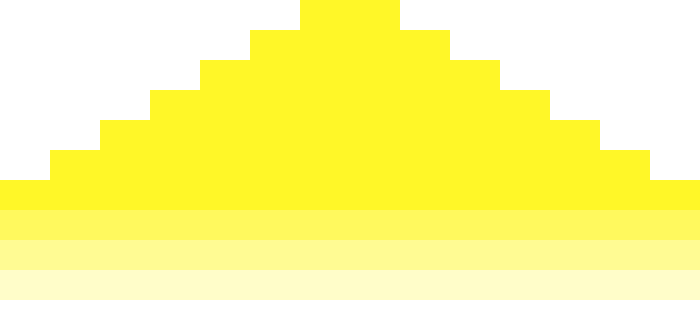
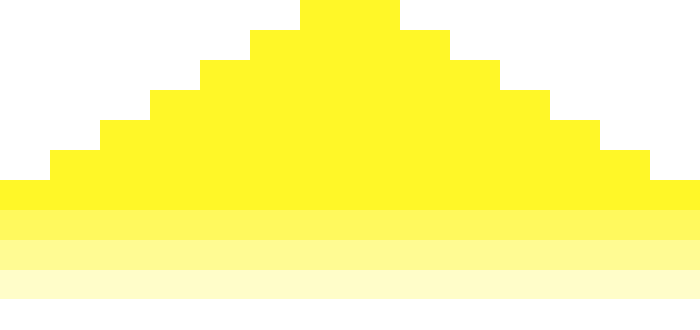
Layered file, before and after one edit (700 × 330). Changes by layer:
painted on "Frame 9" over [left=0, top=299, right=700, bottom=300]
